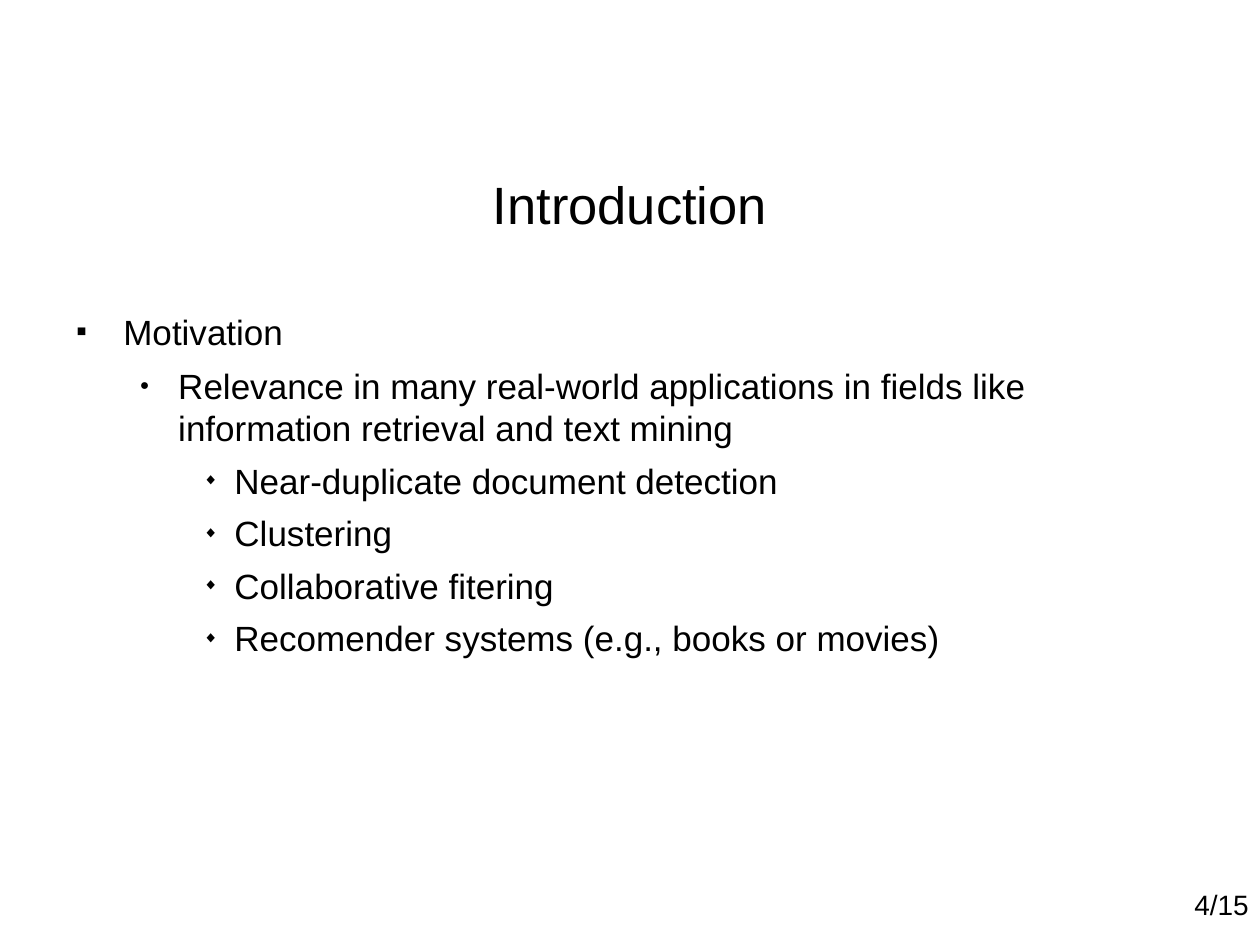
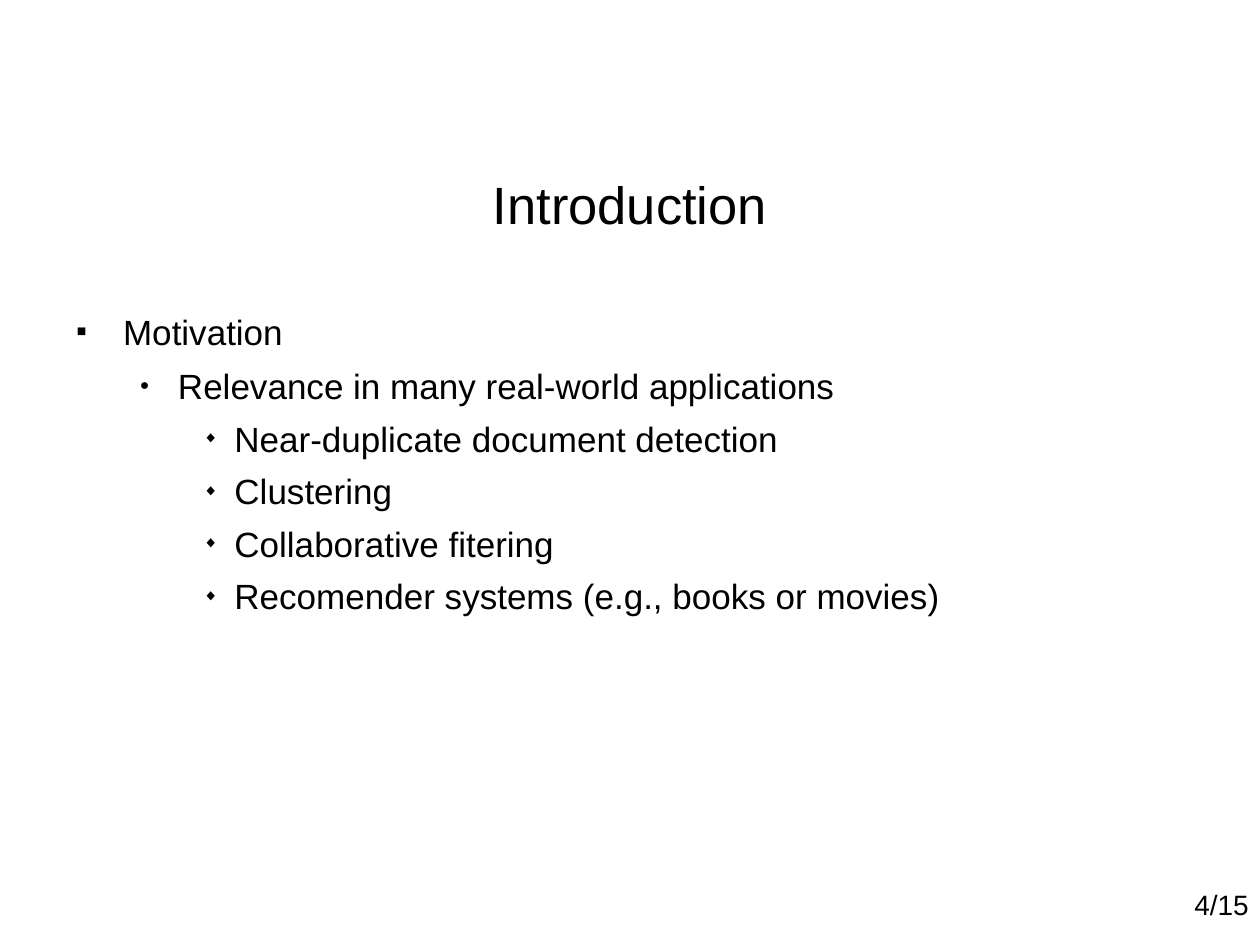
Before and after one commit to paulohq/apresentacao-L2AP, a slide deck: slide 5 of apresentacao-L2AP.ppt. Drawn at 1260x945 pixels with LibreOffice and Linux fonts; fonts in the diff are those of the drawing; background and template pictures are left out. Boxes give left, top, right and bottom in pixels: in the first picture for what was removed or moved away, otherwise in the second. Text is boxed around its words. In the diff, an @@ line names an element or a change of style, - is before the commit and + after.

```diff
--- a/apresentacao-L2AP.ppt
+++ b/apresentacao-L2AP.ppt
@@ text at (x1=178, y1=373, x2=834, y2=406): text changed @@
-  ● Relevance in many real-world applications in fields like information retrieval and text mining
+  ● Relevance in many real-world applications
```
Also in this commit, not shown: 9 other slides changed, 2 other files.
